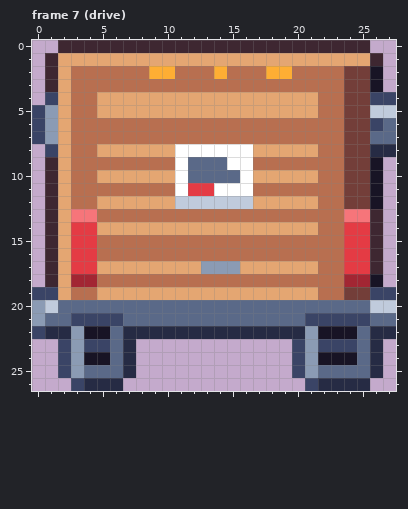
One commit to this pixel-art file: art/depths/delivery-truck@50.aseprite. The picture above was drawn from the file before the commit.
28x27 pixels, 8 frames. Shown: frame 7 (drive). The commit also changed other frames, which this record leaves out.
After the commit:
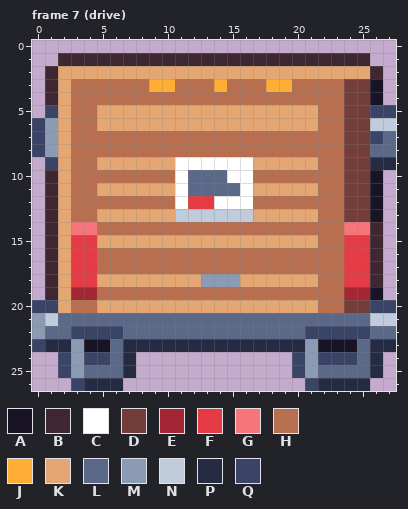
Palette (. is transparent): A #181425  B #3e2731  C #ffffff  D #733e39  E #a22633  F #e43b44  G #f6757a  H #b86f50  J #feae34  K #e4a672  L #5a6988  M #8b9bb4  N #c0cbdc  P #262b44  Q #3a4466
Change:
Changed rows in their new state; - is an unchanged pixel.
Frame 7 (drive):
first column x 0:
 0 --........................--
 1 -.BBBBBBBBBBBBBBBBBBBBBBBB.-
 2 ---KKKKKKKKKKKKKKKKKKKKKKKB-
 3 ---------JJ---J---JJ--------
 4 -B---HHHHHHHHHHHHHHHHH----A.
 5 .Q------------------------QQ
 6 -----KKKKKKKKKKKKKKKKK----NN
 7 --------------------------Q-
 8 QM---HHHHHHHHHHHHHHHHH----LL
 9 -Q---KKKKKK-CCC--KKKKK----PP
10 -----HHHHHH----C-HHHHH------
11 -----KKKKKK-LLLL-KKKKK------
12 -----HHHHHHCFFCCCHHHHH------
13 ---HHKKKKKKNNNNNNKKKKK--DDA-
14 ---GGHHHHHHHHHHHHHHHHH--GG--
15 -----KKKKKKKKKKKKKKKKK------
17 -----HHHHHHHHHHHHHHHHH------
18 ---FFKKKKKKKKMMMKKKKKK--FFB-
19 .B-EEHHHHHHHHHHHHHHHHH--EEA.
20 QQKHHKKKKKKKKKKKKKKKKKHHDDQQ
21 -N-LLLL--------------LLLLLNN
22 MLLQQQQLLLLLLLLLLLLLLQQQQQLL
23 QPP-AA--PPPPPPPPPPPPP-AAA--P
24 ----QQ----------------QQQ---
